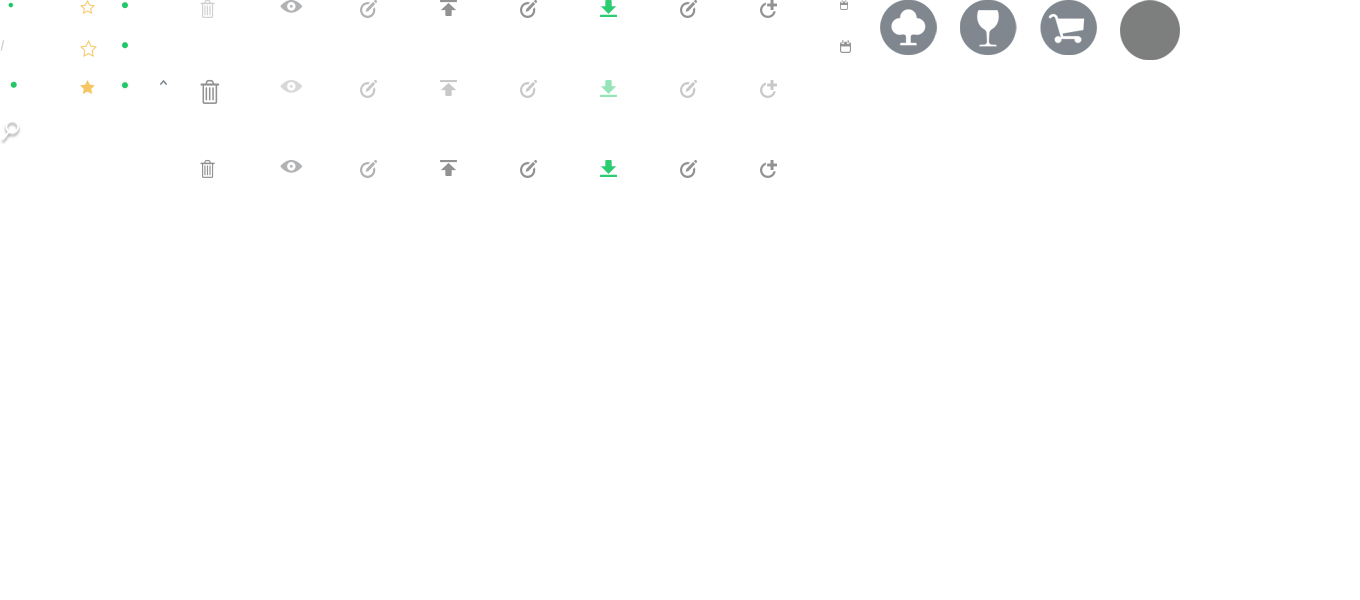
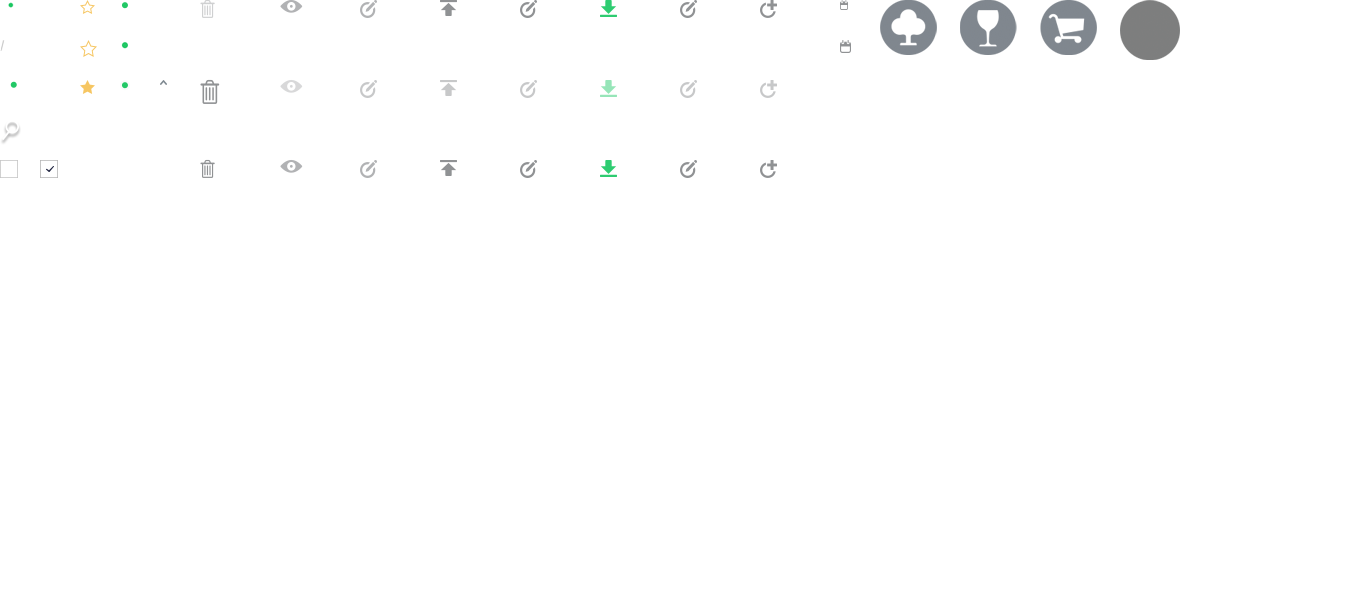
Two versions of the same layered image (w=1360, h=600). Layer-by-layer changes:
added layer "Layer 13" above "Layer 12" over 40, 160, 58, 178
added layer "Layer 12" above "Layer 11" over 0, 160, 18, 178
